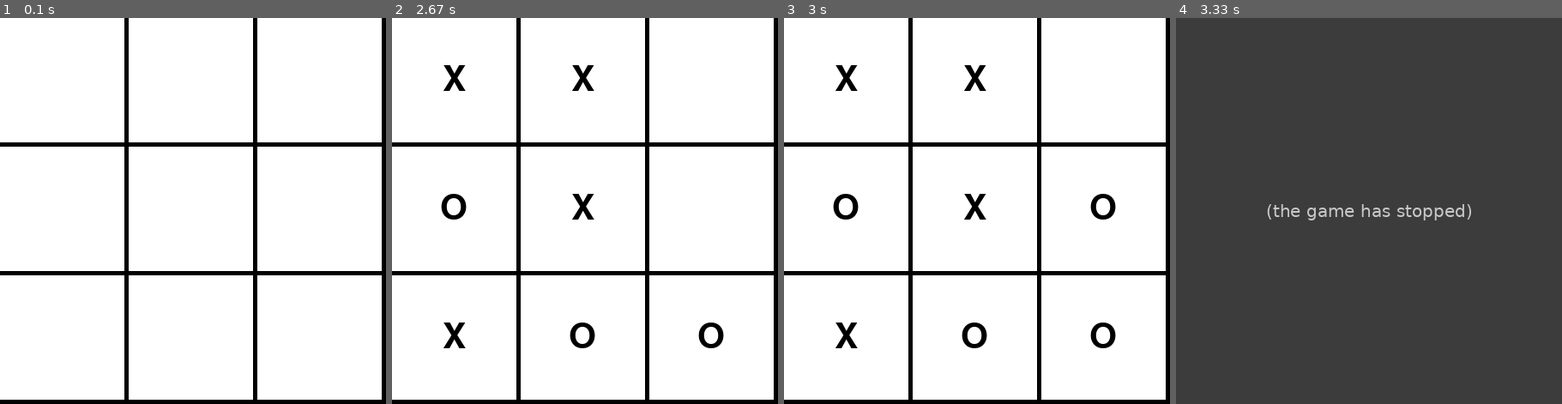
Above: before the commit, frames 1-4 (left to right).
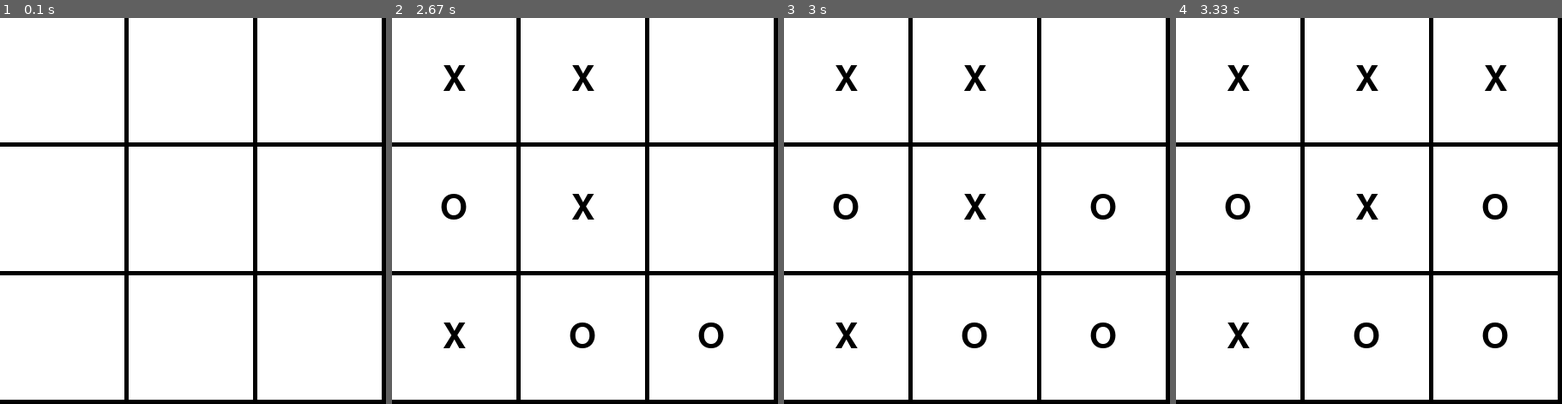
Above: after the commit, the same moments.

Repository: HampusEriksson/PyGames
Game: pygame game, started from threeinrow.py
The game is run twice, just before and just after one commit, with the same random seed, the same clock (stepped at 60 frames per second) and the same inputs.
Inputs (mouse positions are in pixels of both pictures, inside the frame that each line leads up to):
- Up to frame 1 (0.1 s): no input
- Up to frame 2 (2.67 s): click (585, 211) at 0.38 s; click (492, 214) at 0.72 s; click (465, 299) at 1.05 s; click (723, 346) at 1.38 s; click (592, 79) at 1.72 s; click (565, 311) at 2.05 s; click (453, 79) at 2.38 s
- Up to frame 3 (3 s): click (1054, 180) at 2.72 s
- Up to frame 4 (3.33 s): click "X" at 3.05 s

Frames 1-3 are identical in both runs. In frame 4, 100% of the frame differs, in the area x 0-100%, y 0-100%.
Before the commit the program exited at 3.05 s; later frames show no game.

Commit message:
Updadtes

Diff:
--- a/threeconst.py
+++ b/threeconst.py
@@ -18,18 +18,16 @@
         self.width = width
         self.height = height
         self.text = text
+        self.font = pygame.font.SysFont('comicsans', 60)
 
 
-    def draw(self, win, outline=None):
-        # Call this method to draw the button on the screen
-        if outline:
-            pygame.draw.rect(win, outline, (self.x - 2, self.y - 2, self.width + 4, self.height + 4), 0)
+    def draw(self, win):
 
         pygame.draw.rect(win, self.color, (self.x, self.y, self.width, self.height), 0)
 
         if self.text != '':
-            font = pygame.font.SysFont('comicsans', 60)
-            text = font.render(self.text, 1, (0, 0, 0))
+
+            text = self.font.render(self.text, 1, (0, 0, 0))
             win.blit(text,
                      (self.x + (self.width / 2 - text.get_width() / 2), self.y + (self.height / 2 - text.get_height() / 2)))
 
--- a/threeinrow.py
+++ b/threeinrow.py
@@ -13,36 +13,31 @@
 pygame.display.set_caption("Three in row")
 
 
-def draw_window(board, buttons):
-    for button in buttons:
-        button.draw(WIN)
+def draw_window(board):
+    for row in board:
+        for cell in row:
+            cell.draw(WIN)
 
     pygame.display.update()
 
-def checkwin(buttons):
-    if buttons[0].text != "" and buttons[0].text == buttons[1].text and buttons[0].text == buttons[2].text:
-        return True
+def checkwin(board):
 
-    elif buttons[3].text != "" and buttons[0].text == buttons[3].text and buttons[0].text == buttons[6].text:
-        return True
+    for row in board:
+        if row[0].text != "" and len(set([x.text for x in row])) == 1:
+            return True
 
-    elif buttons[6].text != "" and buttons[6].text == buttons[7].text and buttons[6].text == buttons[8].text:
-        return True
+    for row in np.flip(board):
+        if row[0].text != "" and len(set([x.text for x in row])) == 1:
+            return True
 
-    elif buttons[2].text != "" and buttons[2].text == buttons[5].text and buttons[2].text == buttons[8].text:
-        return True
+    return False
 
-    elif buttons[0].text != "" and buttons[0].text == buttons[4].text and buttons[0].text == buttons[8].text:
-        return True
-
-    elif buttons[6].text != "" and buttons[6].text == buttons[4].text and buttons[6].text == buttons[2].text:
-        return True
 
 
 def main():
     buttons = []
     clock = pygame.time.Clock()
-    board = np.zeros((BOARD_SIZE, BOARD_SIZE))
+    board = [["", "", ""], ["","",""], ["", "", ""]]
     print(board)
     turn = 0
 
@@ -51,8 +46,8 @@
     for x in range(3):
         for y in range(3):
             print("Adding button")
-
-            buttons.append(Button(WHITE, x*150, y*150, 145, 145))
+            board[x][y] = Button(WHITE, x*150, y*150, 145, 145)
+            #buttons.append(Button(WHITE, x*150, y*150, 145, 145))
 
 
     while not game_over:
@@ -65,12 +60,13 @@
 
             if event.type == pygame.MOUSEBUTTONDOWN:
 
-                for button in buttons:
-                    if button.isOver(pygame.mouse.get_pos(),PLAYERMARKS[turn % 2]):
-                        turn += 1
-                        game_over = checkwin(buttons)
+                for row in board:
+                    for cell in row:
+                        if cell.isOver(pygame.mouse.get_pos(),PLAYERMARKS[turn % 2]):
+                            turn += 1
+                            game_over = checkwin(board)
 
-        draw_window(board, buttons)
+        draw_window(board)
 
 
 
